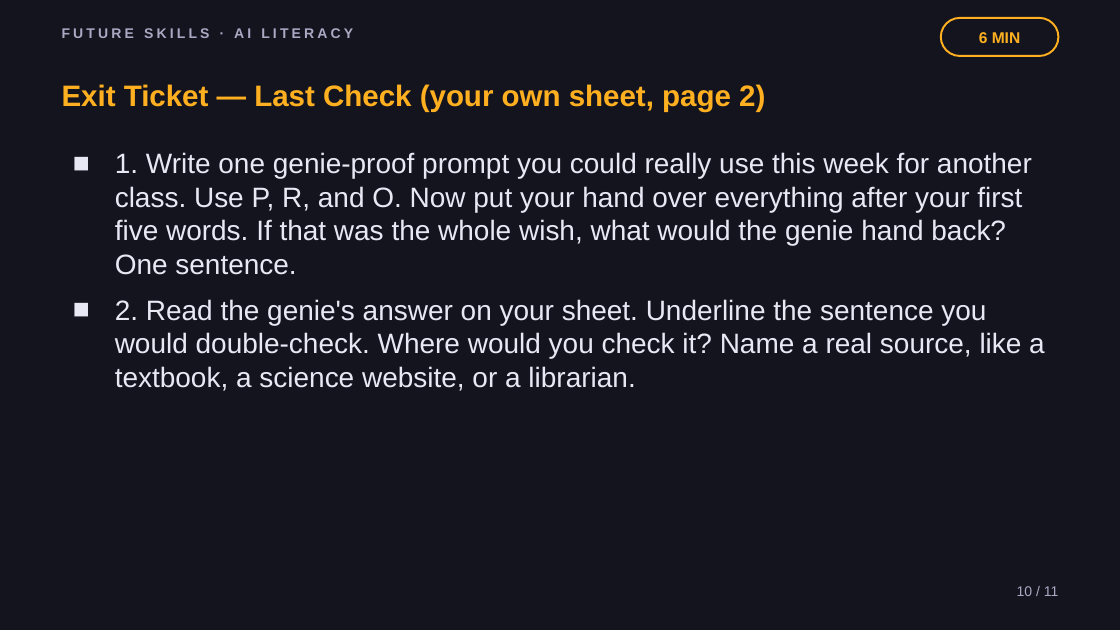
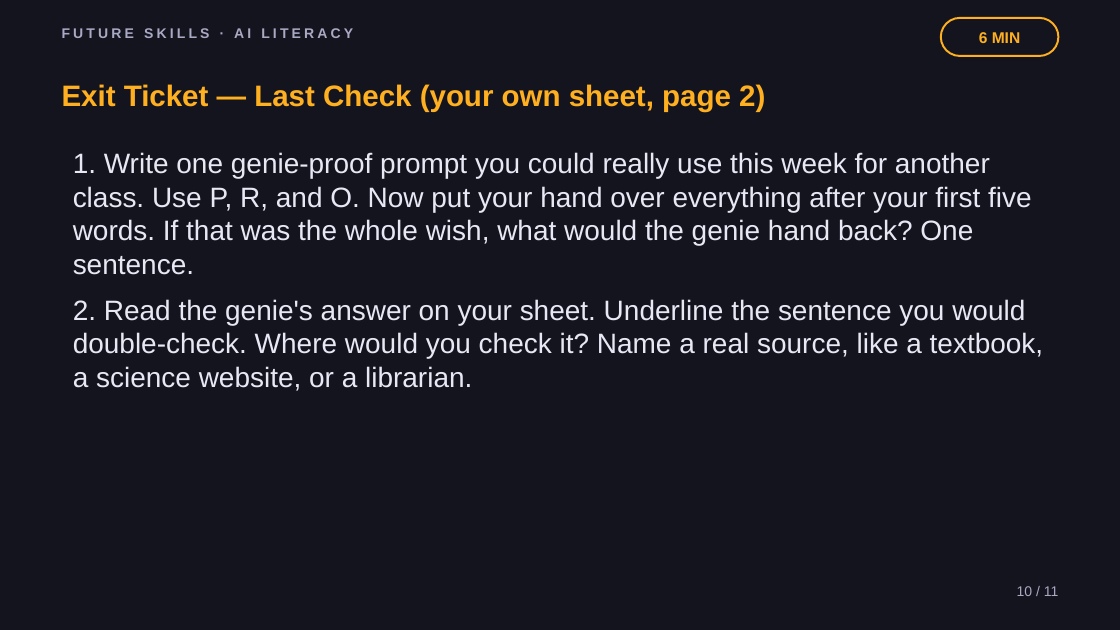
Before and after one commit to phiunit/tptphi, a slide deck: slide 10 of products/ai-prompting-101/dist/How to Talk to AI - Slides.pptx. Drawn at 1120x630 pixels with LibreOffice and Linux fonts; fonts in the diff are those of the drawing. Boxes give left, top, right and bottom in pixels: in the first picture for what was removed or moved away, otherwise in the second. Text is boxed around its words. In the diff, an @@ line names an element or a change of style, - is before the commit and + after.

```diff
--- a/products/ai-prompting-101/dist/How to Talk to AI - Slides.pptx
+++ b/products/ai-prompting-101/dist/How to Talk to AI - Slides.pptx
@@ text "1. Write one genie-proof prompt ..." at bbox=[73, 152, 1043, 391]: bullet ■ to none @@
```
Also in this commit, not shown: 40 other files.
